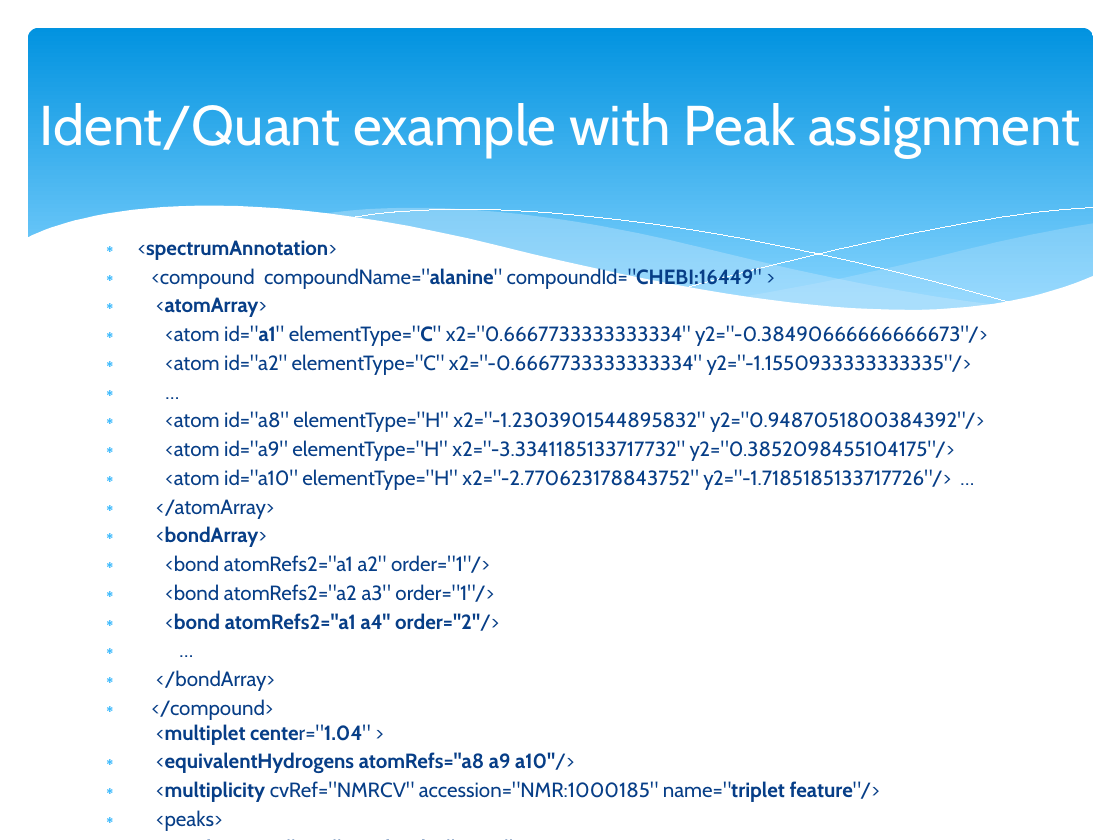
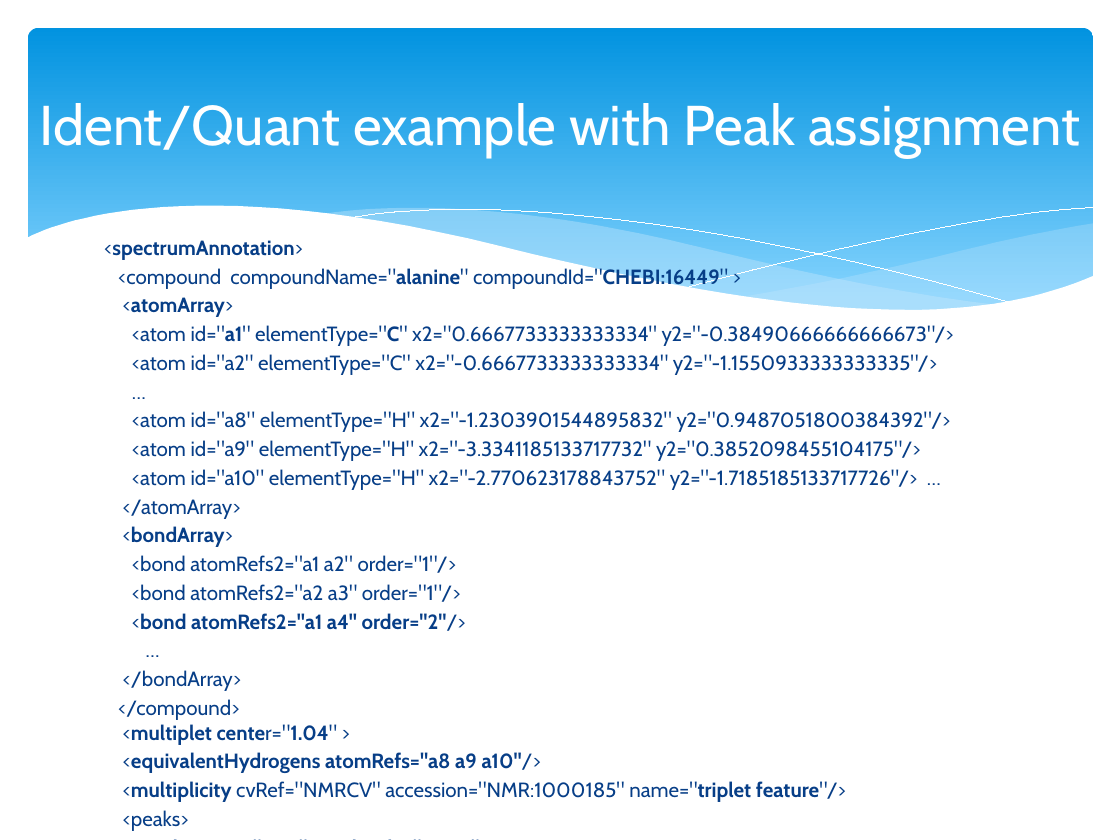
Before and after one commit to nmrML/nmrML, a slide deck: slide 8 of docs/cosmosWP2deliverables/WP2_AnnualReportSchober.pptx. Drawn at 1120x840 pixels with LibreOffice and Linux fonts; fonts in the diff are those of the drawing; background and template pictures are left out. Boxes give left, top, right and bottom in pixels: in the first picture for what was removed or moved away, otherwise in the second. Text is boxed around its words. In the diff, an @@ line names an element or a change of style, - is before the commit and + after.

```diff
--- a/docs/cosmosWP2deliverables/WP2_AnnualReportSchober.pptx
+++ b/docs/cosmosWP2deliverables/WP2_AnnualReportSchober.pptx
@@ text "<spectrumAnnotation>" at [104, 240, 954, 802]: bullet ∗ to none @@
```
Also in this commit, not shown: 4 other slides changed, 1 slide added, 1 slide removed, 1 other file.
